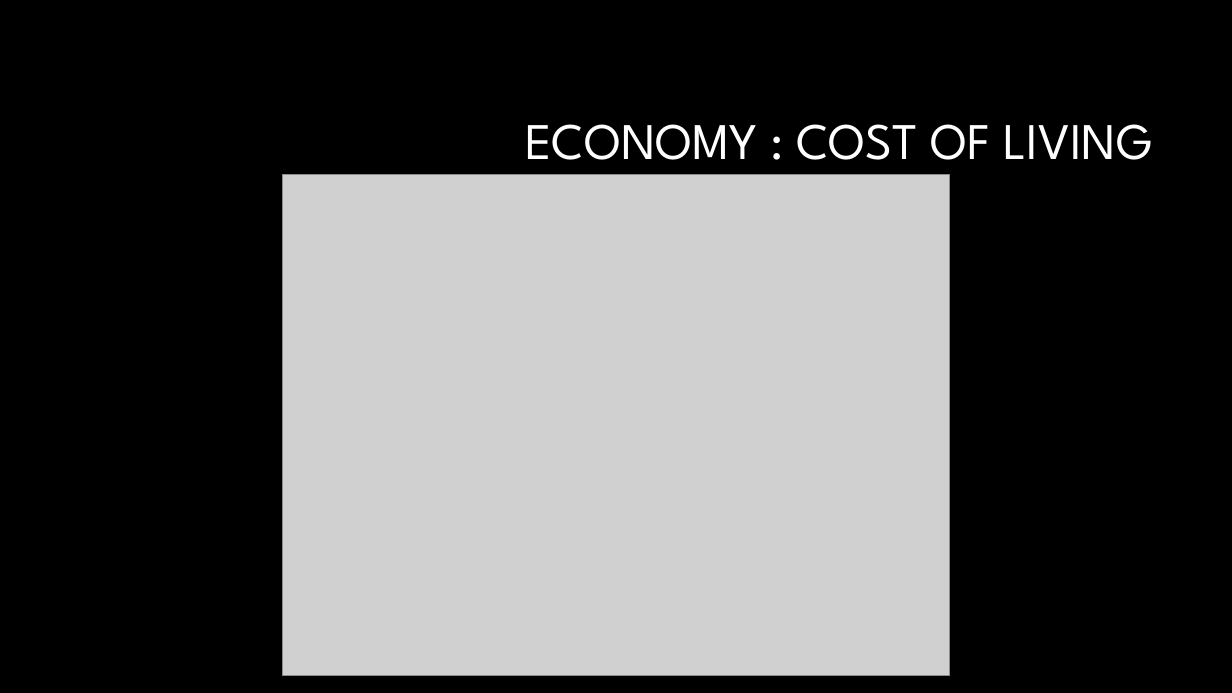
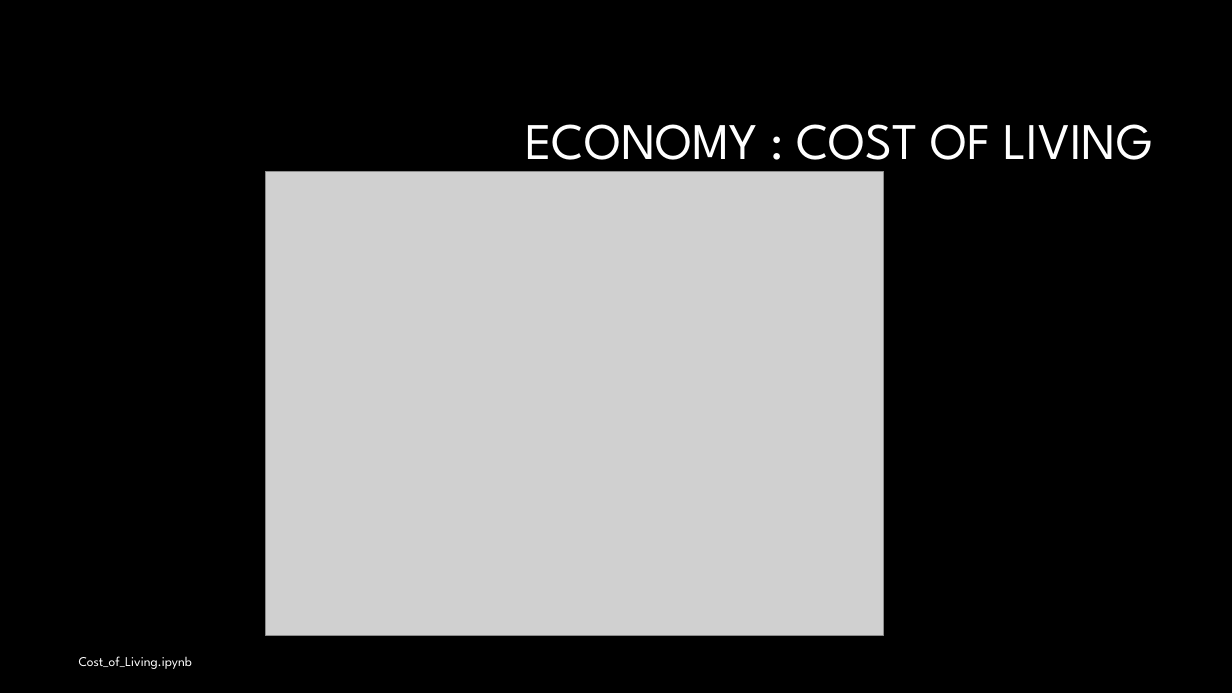
Before and after one commit to JANSSOC/Group6_Project, a slide deck: slide 9 of Group Project one .pptx (slide 8 before the commit). Drawn at 1232x693 pixels with LibreOffice and Linux fonts; fonts in the diff are those of the drawing; grey boxes stand for pictures; background and template pictures are left out. Boxes give left, top, right and bottom in pixels: in the first picture for what was removed or moved away, otherwise in the second. Text is boxed around its words. In the diff, an @@ line names an element or a change of style, - is before the commit and + after.

```diff
--- a/Group Project one .pptx
+++ b/Group Project one .pptx
@@ picture: place and size @@
-picture at (283,175,950,676)
+picture at (265,172,884,636)
@@ text added at (79,656,192,669), 10.5 pt, text #FFFFFF @@
+Cost_of_Living.ipynb
```
Also in this commit, not shown: 9 other slides changed, 1 slide added.
